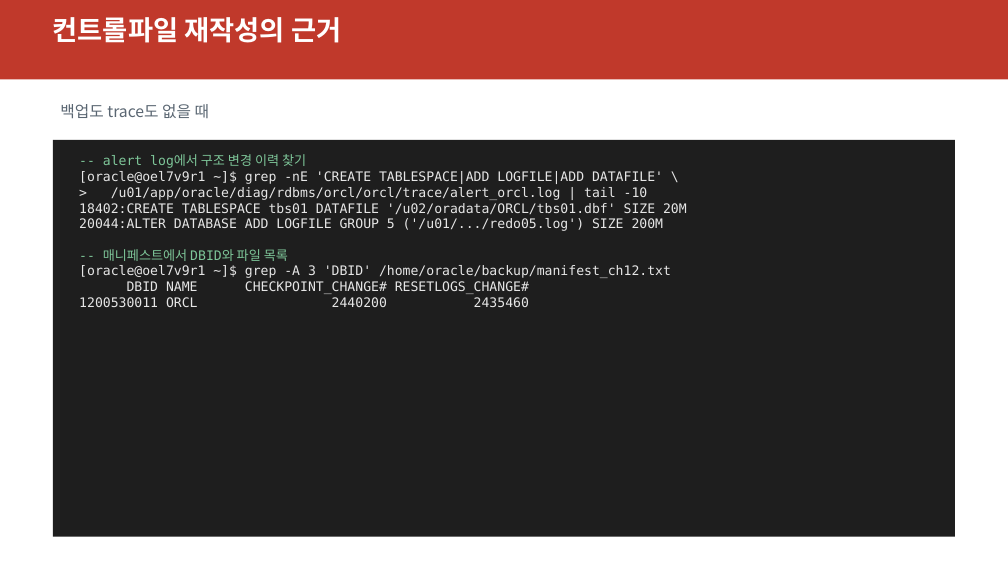
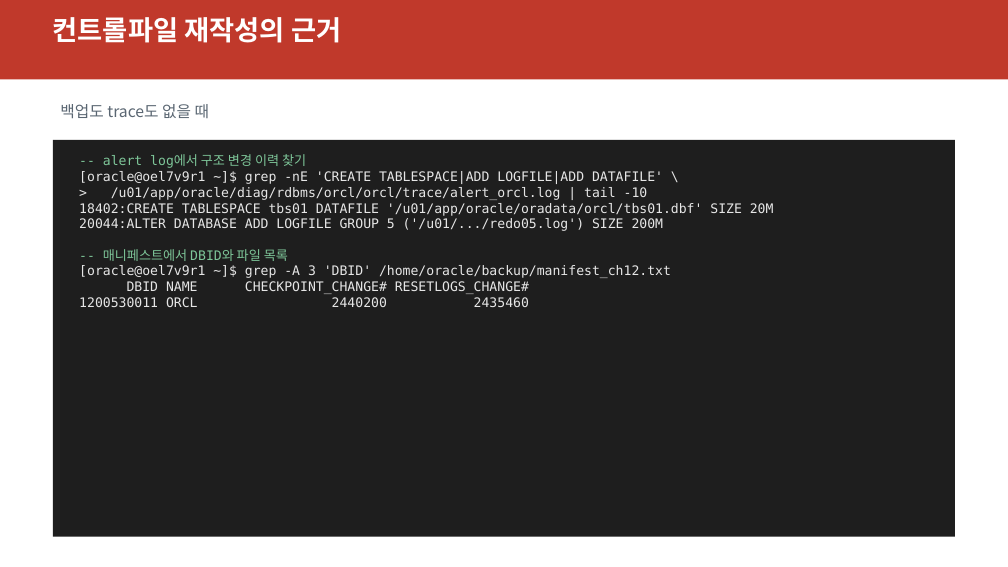
Before and after one commit to elpisk/OracleManual, a slide deck: slide 22 of BACKUP&RECOVERY/12장/12장_ARCHIVELOG_복구_복합장애_종합.pptx. Drawn at 1008x567 pixels with LibreOffice and Linux fonts; fonts in the diff are those of the drawing. Boxes give left, top, right and bottom in pixels: in the first picture for what was removed or moved away, otherwise in the second. Text is boxed around its words. In the diff, an @@ line names an element or a change of style, - is before the commit and + after.

```diff
--- a/BACKUP&RECOVERY/12장/12장_ARCHIVELOG_복구_복합장애_종합.pptx
+++ b/BACKUP&RECOVERY/12장/12장_ARCHIVELOG_복구_복합장애_종합.pptx
@@ text at (x1=79, y1=203, x2=774, y2=216): text changed @@
-18402:CREATE TABLESPACE tbs01 DATAFILE '/u02/oradata/ORCL/tbs01.dbf' SIZE 20M
+18402:CREATE TABLESPACE tbs01 DATAFILE '/u01/app/oracle/oradata/orcl/tbs01.dbf' SIZE 20M
```
Also in this commit, not shown: 6 other slides changed, 55 other files.
